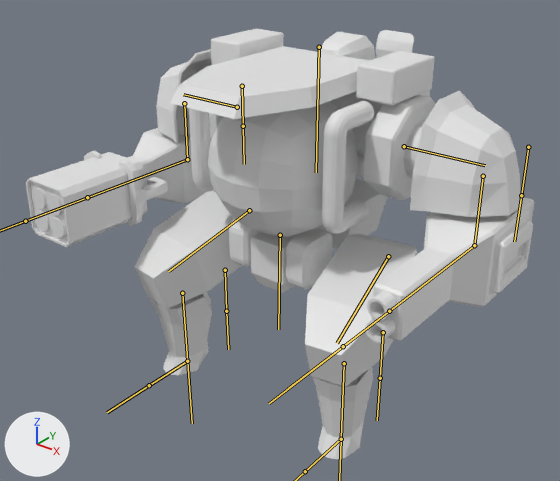
Two versions of the FBX model bloss1/assets/models/f90/f90.fbx, one commit apart.
Before and after are seen from a camera (50 mm lens) standing at (2.89, -3.65, 1.7) and looking at (0.03, -0.08, -0.52). The axes (+X, +Y, +Z) are drawn at lower left. The lights are the same throughout. The bones that bend it are drawn over the model as lines.
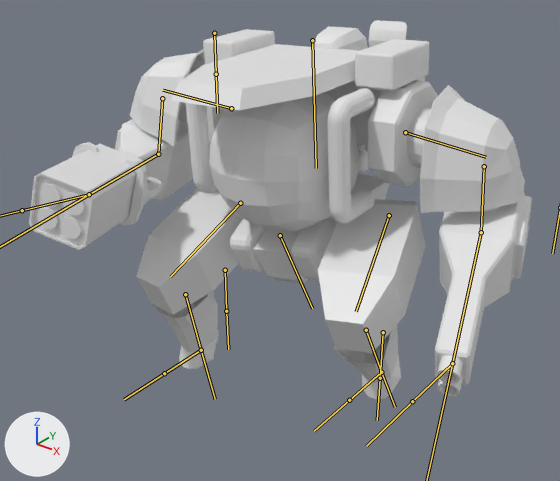
The newer file adds an action. The first version stands in its rest pose; the second is drawn at frame 11 of the action 'Armature|WalkBack'.

Location of each change, [x1, y1, x2, y2] in pixels of the pictures (560 x 481 px):
'Cube.060', posed (12% shorter)
    before: [26, 29, 535, 459]
    after: [29, 20, 532, 399]
bone 'SpineC', root to tip
    before: (319, 47) to (316, 172)
    after: (312, 40) to (316, 168)
bone 'ShoulderL', root to tip
    before: (404, 146) to (485, 165)
    after: (405, 132) to (486, 157)
bone 'ArmL', root to tip
    before: (483, 176) to (474, 245)
    after: (484, 166) to (481, 232)
bone 'ArmForearmL', root to tip
    before: (474, 245) to (389, 311)
    after: (481, 232) to (452, 363)
bone 'ShoulderR', root to tip
    before: (237, 107) to (183, 94)
    after: (231, 108) to (163, 90)
bone 'ArmForearmR', root to tip
    before: (187, 159) to (87, 197)
    after: (158, 154) to (89, 194)
bone 'PelvisC', root to tip
    before: (280, 235) to (278, 329)
    after: (280, 235) to (312, 308)
bone 'LegThighL', root to tip
    before: (388, 256) to (337, 343)
    after: (389, 215) to (356, 311)
bone 'LegShinL', root to tip
    before: (344, 363) to (341, 439)
    after: (366, 330) to (381, 372)
bone 'LegThighR', root to tip
    before: (249, 210) to (168, 271)
    after: (240, 203) to (170, 276)
bone 'LegShinR', root to tip
    before: (182, 293) to (187, 361)
    after: (185, 294) to (201, 350)

The change, as a diff of the scene's bpy script:
```diff
--- a/bloss1/assets/models/f90/f90.fbx.py
+++ b/bloss1/assets/models/f90/f90.fbx.py
@@ bone_spinec @@
 bone_spinec = bpy.data.objects['Armature'].pose.bones['SpineC']
-bone_spinec.location = (0.0, 0.0, 0.0)
-bone_spinec.rotation_quaternion = (1.0, 0.0, 0.0, 0.0)  # degrees (0, 0, 0)
+bone_spinec.location = (-0.001, -0.033, -0.049)
+bone_spinec.rotation_quaternion = (0.999, 0.029, -0.028, 0.0)  # degrees (3, -3, 0)
@@ bone_shoulderl @@
 bone_shoulderl = bpy.data.objects['Armature'].pose.bones['ShoulderL']  # child of 'SpineC'
-bone_shoulderl.rotation_quaternion = (1.0, 0.0, 0.0, 0.0)  # degrees (0, 0, 0)
+bone_shoulderl.rotation_quaternion = (0.993, -0.067, 0.097, -0.023)  # degrees (-8, 11, -3)
@@ bone_arml @@
 bone_arml = bpy.data.objects['Armature'].pose.bones['ArmL']  # child of 'ShoulderL'
-bone_arml.rotation_quaternion = (1.0, 0.0, 0.0, 0.0)  # degrees (0, 0, 0)
+bone_arml.rotation_quaternion = (0.995, 0.033, -0.087, 0.047)  # degrees (3, -10, 5)
@@ bone_armforearml @@
 bone_armforearml = bpy.data.objects['Armature'].pose.bones['ArmForearmL']  # child of 'ArmL'
-bone_armforearml.rotation_quaternion = (1.0, 0.0, 0.0, 0.0)  # degrees (0, 0, 0)
+bone_armforearml.rotation_quaternion = (0.988, -0.062, -0.025, -0.137)  # degrees (-7, -4, -16)
@@ bone_shoulderr @@
 bone_shoulderr = bpy.data.objects['Armature'].pose.bones['ShoulderR']  # child of 'SpineC'
-bone_shoulderr.rotation_quaternion = (1.0, 0.0, 0.0, 0.0)  # degrees (0, 0, 0)
+bone_shoulderr.rotation_quaternion = (0.979, -0.122, -0.024, -0.162)  # degrees (-13, -5, -18)
@@ bone_armforearmr @@
 bone_armforearmr = bpy.data.objects['Armature'].pose.bones['ArmForearmR']  # child of 'ArmR'
-bone_armforearmr.rotation_quaternion = (1.0, 0.0, 0.0, 0.0)  # degrees (0, 0, 0)
+bone_armforearmr.rotation_quaternion = (0.998, 0.027, -0.03, 0.055)  # degrees (3, -4, 6)
@@ bone_pelvisc @@
 bone_pelvisc = bpy.data.objects['Armature'].pose.bones['PelvisC']
-bone_pelvisc.location = (0.0, 0.0, 0.0)
-bone_pelvisc.rotation_quaternion = (1.0, 0.0, 0.0, 0.0)  # degrees (0, 0, 0)
+bone_pelvisc.location = (0.0, 0.005, 0.0)
+bone_pelvisc.rotation_quaternion = (0.974, 0.067, -0.069, 0.205)  # degrees (6, -9, 23)
@@ bone_legthighl @@
 bone_legthighl = bpy.data.objects['Armature'].pose.bones['LegThighL']  # child of 'PelvisC'
-bone_legthighl.rotation_quaternion = (1.0, 0.0, 0.0, 0.0)  # degrees (0, 0, 0)
+bone_legthighl.rotation_quaternion = (0.99, -0.026, -0.033, -0.134)  # degrees (-2, -4, -15)
@@ bone_legshinl @@
 bone_legshinl = bpy.data.objects['Armature'].pose.bones['LegShinL']  # child of 'LegThighL'
-bone_legshinl.rotation_quaternion = (1.0, 0.0, 0.0, 0.0)  # degrees (0, 0, 0)
+bone_legshinl.rotation_quaternion = (0.977, -0.027, 0.003, 0.209)  # degrees (-3, 1, 24)
@@ bone_legthighr @@
 bone_legthighr = bpy.data.objects['Armature'].pose.bones['LegThighR']  # child of 'PelvisC'
-bone_legthighr.rotation_quaternion = (1.0, 0.0, 0.0, 0.0)  # degrees (0, 0, 0)
+bone_legthighr.rotation_quaternion = (0.986, -0.023, -0.038, -0.159)  # degrees (-2, -5, -18)
@@ bone_legshinr @@
 bone_legshinr = bpy.data.objects['Armature'].pose.bones['LegShinR']  # child of 'LegThighR'
-bone_legshinr.rotation_quaternion = (1.0, 0.0, 0.0, 0.0)  # degrees (0, 0, 0)
+bone_legshinr.rotation_quaternion = (0.997, -0.029, 0.002, 0.076)  # degrees (-3, 1, 9)
```
